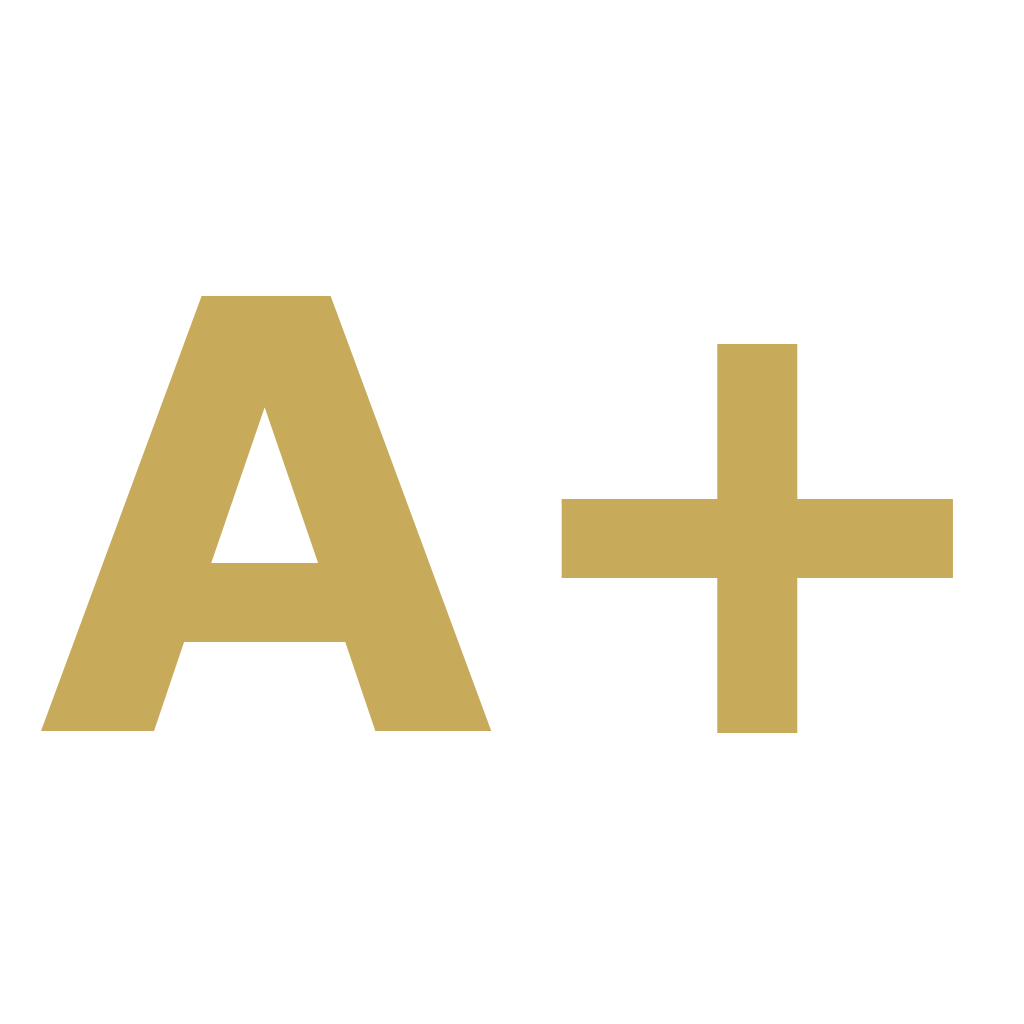
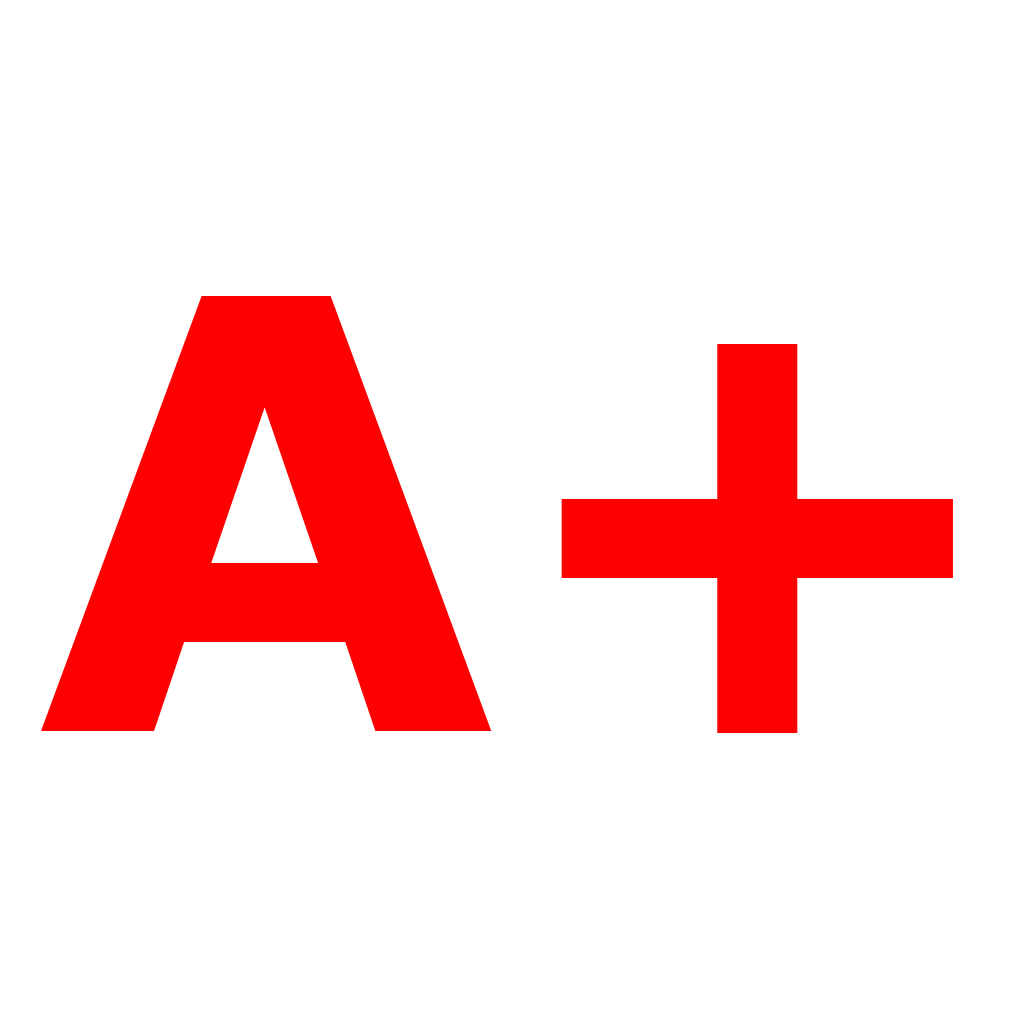
Two versions of the same layered image (w=1024, h=1024). Layer-by-layer changes:
painted on "A+" over [41,296,953,733]
